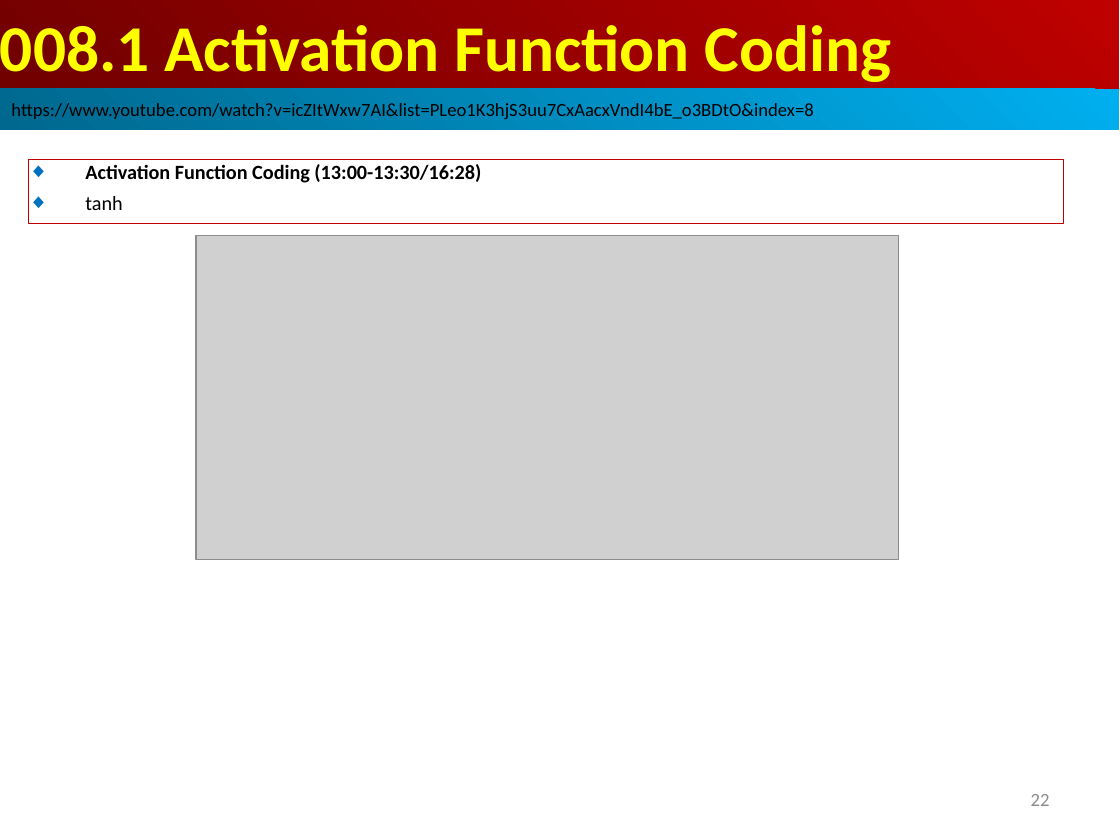
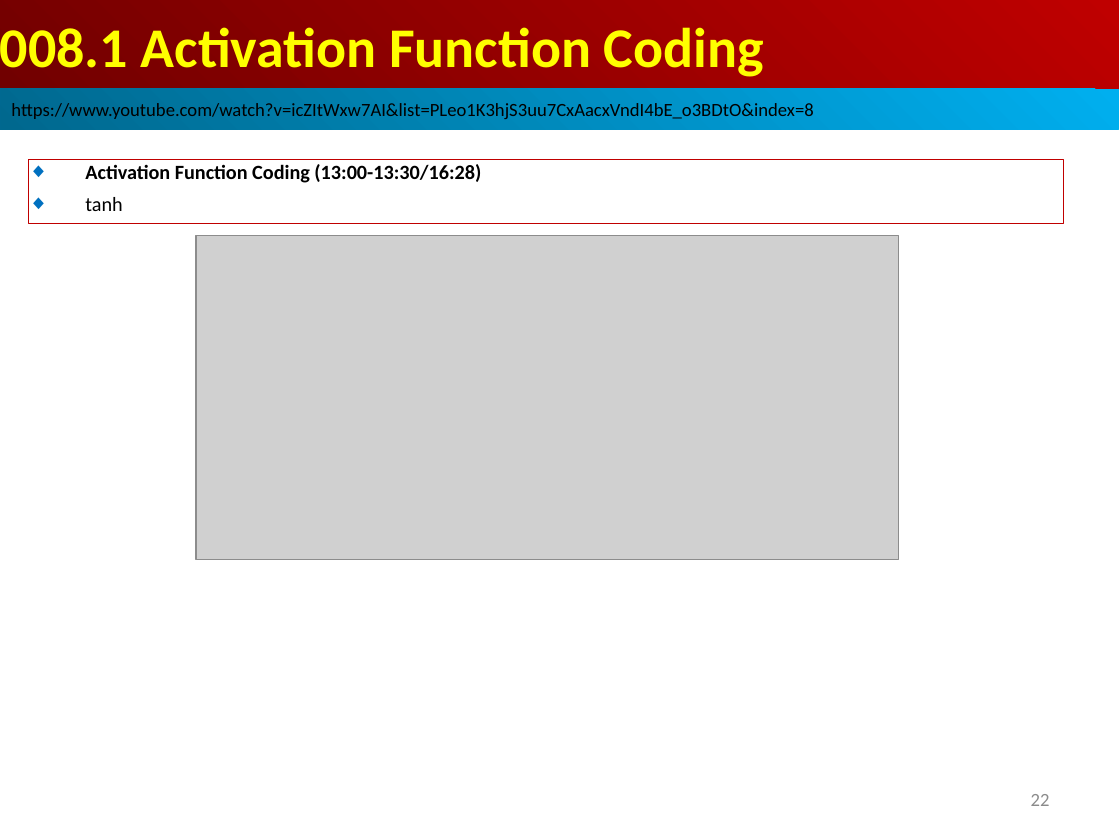
Before and after one commit to peterhchen/AIU_CS512_DL, a slide deck: slide 22 of 000_Lecture_Project/week02/01_Lecture/08_Act_Func.ppt. Drawn at 1120x840 pixels with LibreOffice and Linux fonts; fonts in the diff are those of the drawing; grey boxes stand for pictures. Boxes give left, top, right and bottom in pixels: in the first picture for what was removed or moved away, otherwise in the second. Text is boxed around its words. In the diff, an @@ line names an element or a change of style, - is before the commit and + after.

```diff
--- a/000_Lecture_Project/week02/01_Lecture/08_Act_Func.ppt
+++ b/000_Lecture_Project/week02/01_Lecture/08_Act_Func.ppt
@@ rectangle "008.1 Activation Function Coding" at (0,0,1119,91): size 42 to 36 pt @@
```
Also in this commit, not shown: 3 other slides changed.
